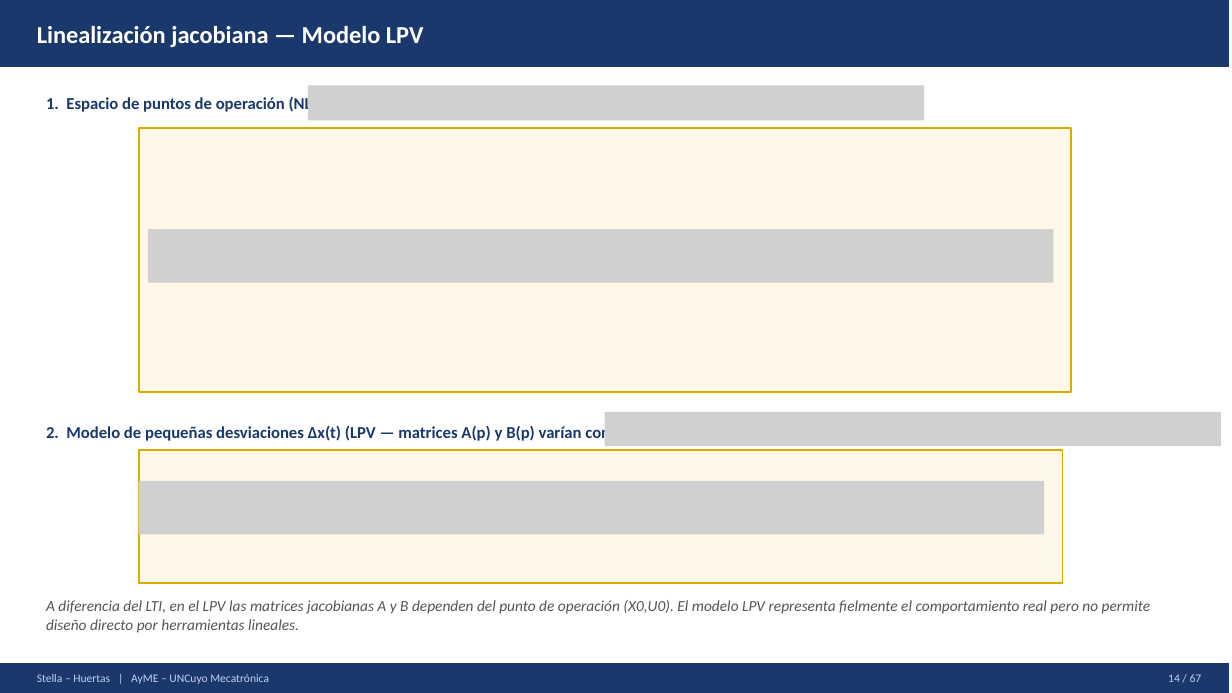
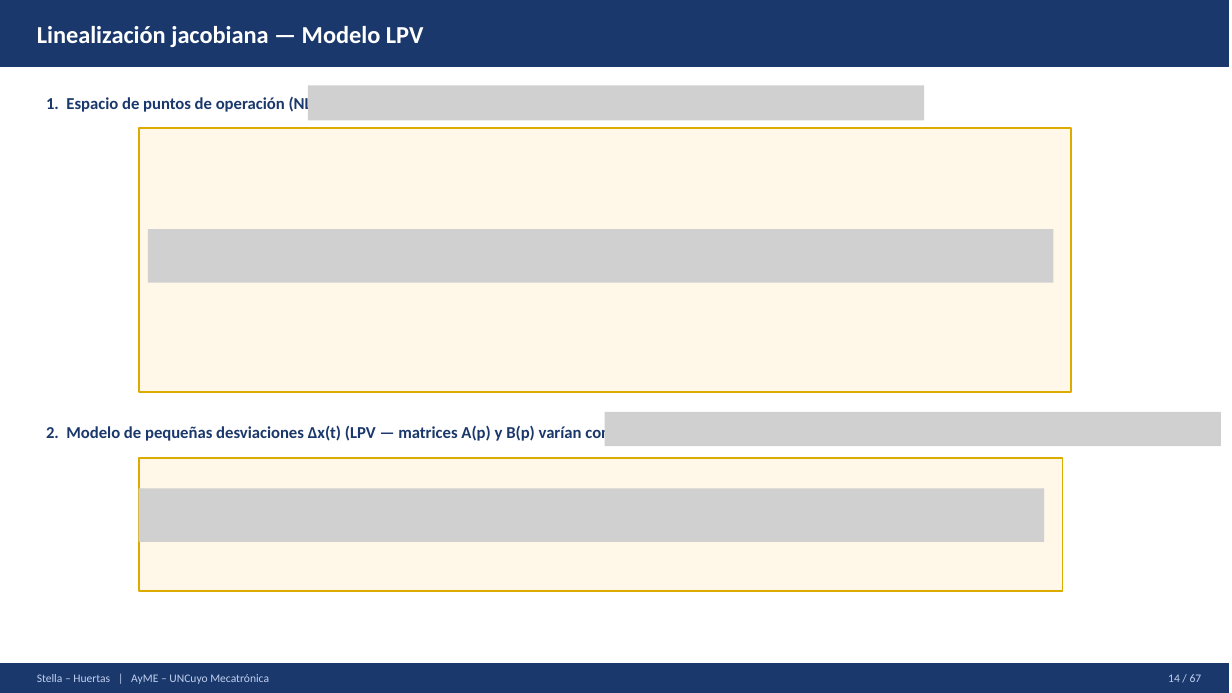
Before and after one commit to Juan-Stella/Automatica-y-maquinas-electricas-final, a slide deck: slide 22 of Presentación/AyME_Stella_Huertas_Presentacion1.pptx. Drawn at 1232x693 pixels with LibreOffice and Linux fonts; fonts in the diff are those of the drawing; grey boxes stand for pictures. Boxes give left, top, right and bottom in pixels: in the first picture for what was removed or moved away, otherwise in the second. Text is boxed around its words. In the diff, an @@ line names an element or a change of style, - is before the commit and + after.

```diff
--- a/Presentación/AyME_Stella_Huertas_Presentacion1.pptx
+++ b/Presentación/AyME_Stella_Huertas_Presentacion1.pptx
@@ rectangle: place and size @@
-rectangle at [139, 450, 1063, 583]
+rectangle at [139, 457, 1063, 591]
@@ picture: place and size @@
-picture at [139, 481, 1044, 534]
+picture at [139, 489, 1044, 543]
@@ text removed at [46, 600, 1151, 633] @@
-A diferencia del LTI, en el LPV las matrices jacobianas A y B dependen del punto de operación (X0,U0). El modelo LPV representa fielmente el comportamiento real pero no permite diseño directo por herramientas lineales.
```
Also in this commit, not shown: 1 other file.
